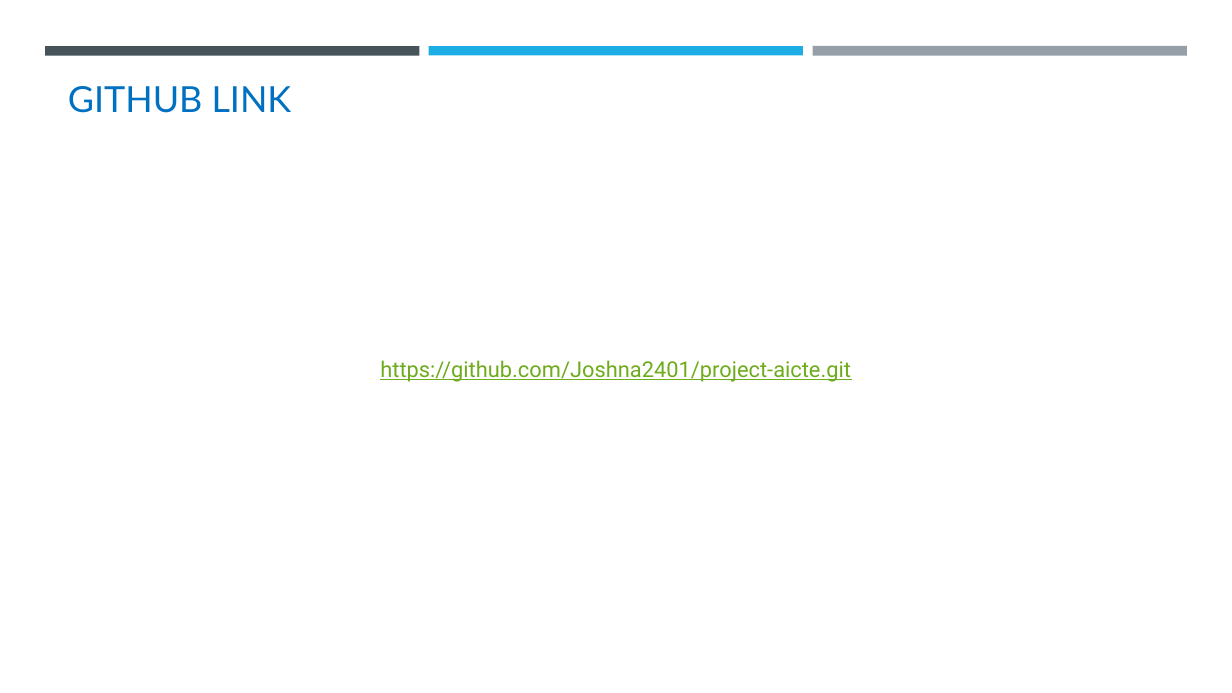
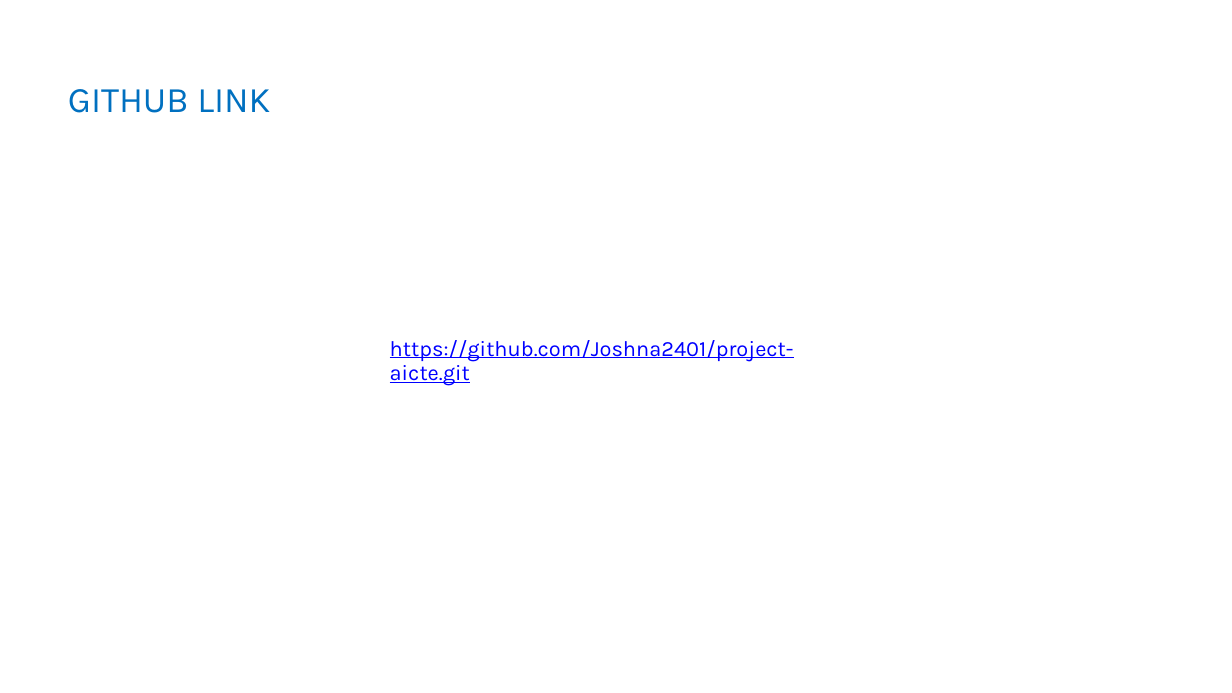
Before and after one commit to Joshna2401/project-aicte, a slide deck: slide 11 of Steganography Template.pptx. Drawn at 1232x693 pixels with LibreOffice and Linux fonts; fonts in the diff are those of the drawing; background and template pictures are left out. Boxes give left, top, right and bottom in pixels: in the first picture for what was removed or moved away, otherwise in the second. Text is boxed around its words. In the diff, an @@ line names an element or a change of style, - is before the commit and + after.

```diff
--- a/Steganography Template.pptx
+++ b/Steganography Template.pptx
@@ rectangle removed at <box>45,46,420,55</box> @@
@@ rectangle removed at <box>429,46,803,55</box> @@
@@ rectangle removed at <box>812,46,1187,56</box> @@
@@ text "GITHUB LINK" at <box>68,89,270,113</box>: font Lato to Karla; line spacing 1 to 31.7pt; vertical alignment bottom to top @@
@@ text "https://github.com/Joshna2401/project-aicte.git": place and size @@
-text "https://github.com/Joshna2401/project-aicte.git" at <box>380,360,851,382</box>
+text "https://github.com/Joshna2401/project-aicte.git" at <box>390,340,794,386</box>
@@ text "https://github.com/Joshna2401/project-aicte.git" at <box>390,340,794,386</box>: font Roboto to Karla, text colour #6EAC1C to #0000FF; alignment centre to left; line spacing 1.1 to 19.3pt; less space between paragraphs; vertical alignment middle to top @@
```
Also in this commit, not shown: 10 other slides changed, 1 slide added, 1 slide removed.
